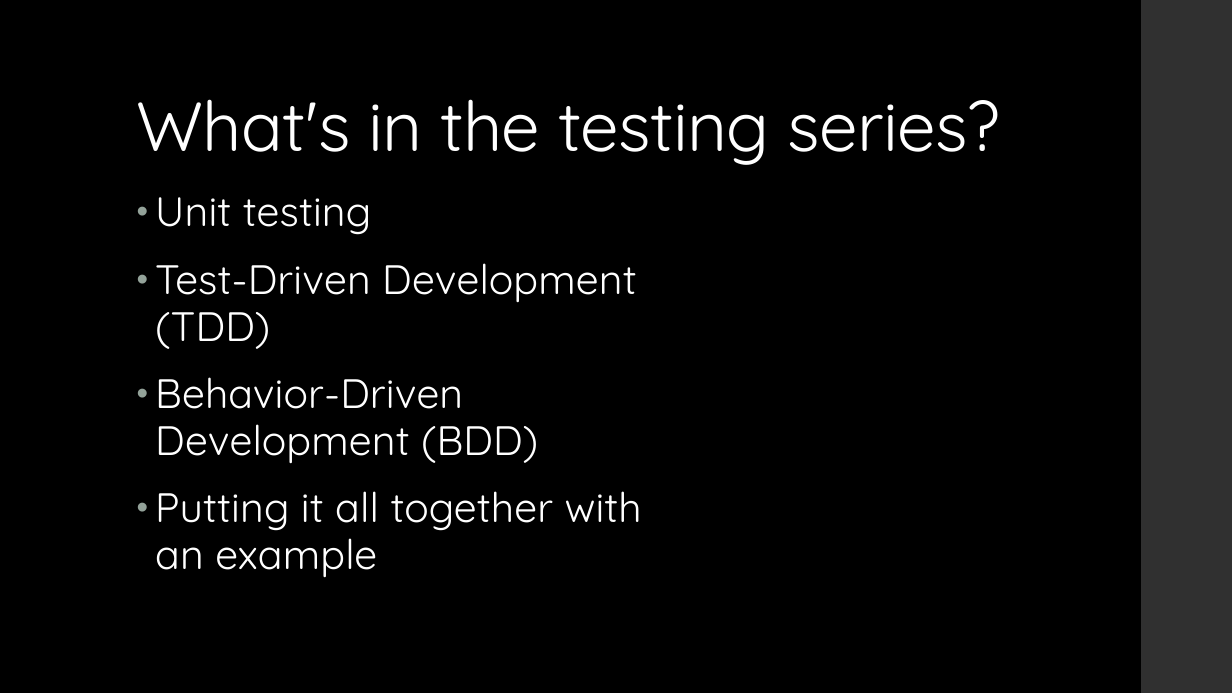
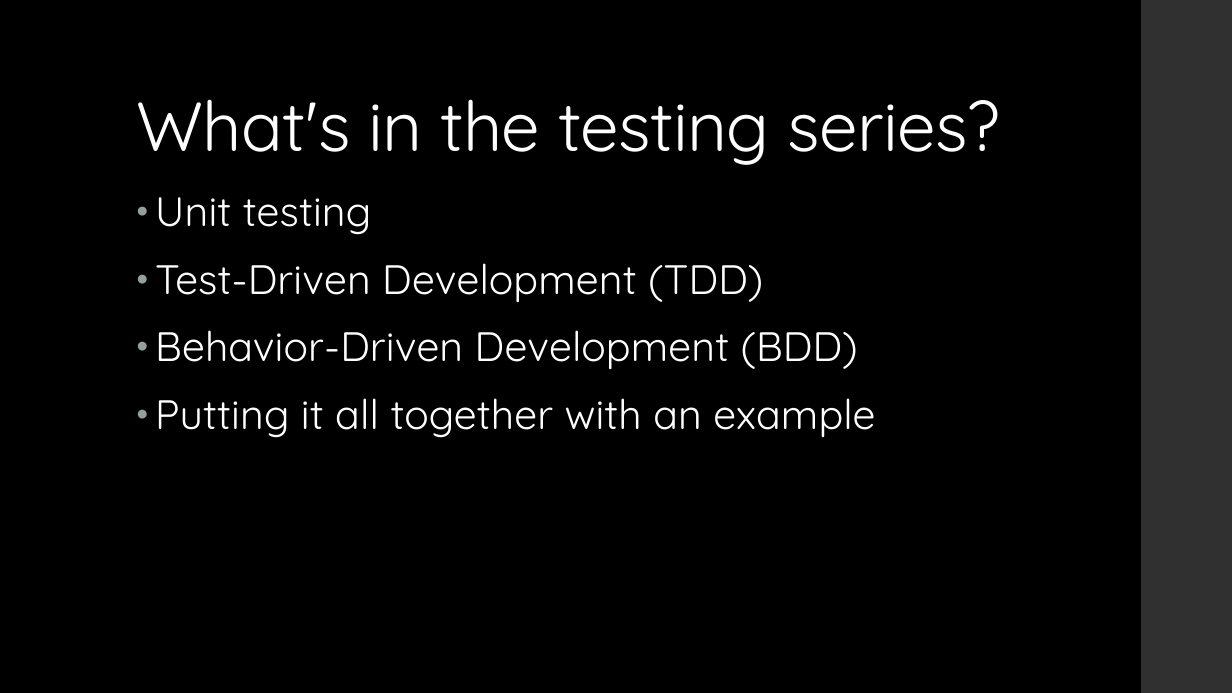
Before and after one commit to ckiefriter1/PT-BESD, a slide deck: slide 2 of Week12/Week 12 - 01. Unit Testing.pptx. Drawn at 1232x693 pixels with LibreOffice and Linux fonts; fonts in the diff are those of the drawing. Boxes give left, top, right and bottom in pixels: in the first picture for what was removed or moved away, otherwise in the second. Text is boxed around its words. In the diff, an @@ line names an element or a change of style, - is before the commit and + after.

```diff
--- a/Week12/Week 12 - 01. Unit Testing.pptx
+++ b/Week12/Week 12 - 01. Unit Testing.pptx
@@ text "Unit testing" rewrapped from [155, 197, 642, 577] to [155, 197, 875, 438] @@
```
Also in this commit, not shown: 4 other slides changed, 3 other files.
